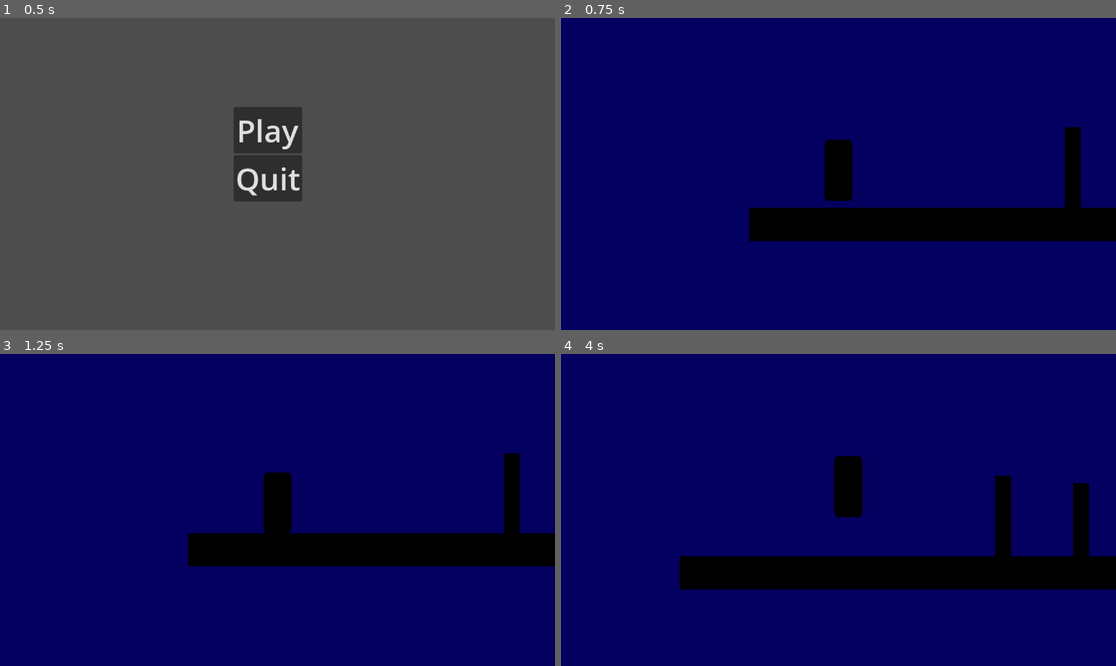
Above: before the commit, frames 1-4 (two rows, left to right).
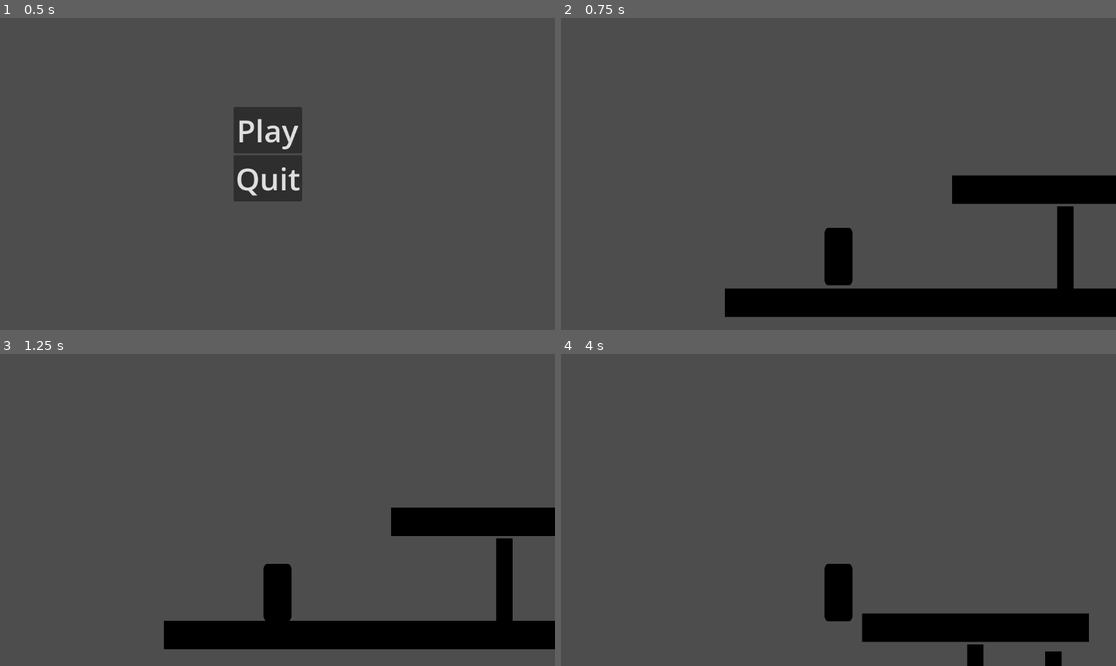
Above: after the commit, the same moments.

Repository: prejammers/godot-platformer
Game: Godot game, scene res://scene/menu.tscn
Two runs of this game, one before a commit and one after it. Both use one fixed random seed, a clock stepped at 60 frames per second and the inputs below. The engine's default icon, where the game draws it, is replaced by a stand-in: a white triangle on a blue panel in a dark square.
Inputs:
- Up to frame 1 (0.5 s): no input
- Up to frame 2 (0.75 s): click "Play" at 0.5 s
- Up to frame 3 (1.25 s): no input
- Up to frame 4 (4 s): hold D (move_right) 1.28-2.78 s; tap Space (jump) at 1.35, 1.52, 1.82, 2.1, 2.27, 2.57, 2.85, 3.6, 3.77 s; hold A (move_left) 2.78-3.53 s; hold D (move_right) from 3.53 s (still down)

Frame 1 is identical in both runs. In frame 2, 99% of the frame differs, in the area x 0-100%, y 0-100%; in frame 3, 99%; in frame 4, 100%.

Commit message:
standardizing platform and movement values

Diff:
--- /dev/null
+++ b/scene/bridge_segment.tscn
@@ -0,0 +1,30 @@
+[gd_scene load_steps=3 format=3 uid="uid://bu7b7cqf8us8e"]
+
+[sub_resource type="QuadMesh" id="QuadMesh_3bwms"]
+size = Vector2(1000, 150)
+
+[sub_resource type="RectangleShape2D" id="RectangleShape2D_yse2c"]
+size = Vector2(1024, 128)
+
+[node name="Bridge_Segment" type="StaticBody2D"]
+
+[node name="platform" type="MeshInstance2D" parent="."]
+modulate = Color(0, 0, 0, 1)
+position = Vector2(9.53674e-06, 1.43051e-06)
+scale = Vector2(1.024, 0.853333)
+mesh = SubResource("QuadMesh_3bwms")
+
+[node name="CollisionShape2D" type="CollisionShape2D" parent="."]
+shape = SubResource("RectangleShape2D_yse2c")
+
+[node name="platform2" type="MeshInstance2D" parent="."]
+modulate = Color(0, 0, 0, 1)
+position = Vector2(-256, -128)
+scale = Vector2(0.064, 0.853333)
+mesh = SubResource("QuadMesh_3bwms")
+
+[node name="platform3" type="MeshInstance2D" parent="."]
+modulate = Color(0, 0, 0, 1)
+position = Vector2(256, -128)
+scale = Vector2(0.064, 0.853333)
+mesh = SubResource("QuadMesh_3bwms")
--- a/scene/platform.tscn
+++ b/scene/platform.tscn
@@ -4,16 +4,16 @@
 size = Vector2(1000, 150)
 
 [sub_resource type="RectangleShape2D" id="RectangleShape2D_yse2c"]
-size = Vector2(1000, 150)
+size = Vector2(1024, 128)
 
 [node name="Platform" type="StaticBody2D"]
 position = Vector2(576, 576)
 
 [node name="MeshInstance2D" type="MeshInstance2D" parent="."]
 modulate = Color(0, 0, 0, 1)
-position = Vector2(2.08165e-12, 2.08165e-12)
+position = Vector2(9.53674e-06, 9.05991e-06)
+scale = Vector2(1.024, 0.853333)
 mesh = SubResource("QuadMesh_3bwms")
 
 [node name="CollisionShape2D" type="CollisionShape2D" parent="."]
-position = Vector2(2.08165e-12, 2.08165e-12)
 shape = SubResource("RectangleShape2D_yse2c")
--- a/scene/player.tscn
+++ b/scene/player.tscn
@@ -4,22 +4,21 @@
 [ext_resource type="Texture2D" uid="uid://b7kujf4q4cvul" path="res://icon.svg" id="1_ynbo7"]
 
 [sub_resource type="RectangleShape2D" id="RectangleShape2D_3voon"]
-size = Vector2(128, 273)
+size = Vector2(128, 256.5)
 
 [node name="Player" type="CharacterBody2D"]
 script = ExtResource("1_evnxh")
 
 [node name="Sprite2D" type="Sprite2D" parent="."]
 self_modulate = Color(0, 0, 0, 1)
-position = Vector2(0, -136)
-scale = Vector2(1, 2.15234)
+position = Vector2(0, -127.125)
+scale = Vector2(1, 2.01367)
 texture = ExtResource("1_ynbo7")
 
 [node name="CollisionShape2D" type="CollisionShape2D" parent="."]
-position = Vector2(0, -136)
+position = Vector2(0, -127.75)
 shape = SubResource("RectangleShape2D_3voon")
 
 [node name="Camera2D" type="Camera2D" parent="."]
-position = Vector2(2.08165e-12, -100)
+position = Vector2(0, -500)
 zoom = Vector2(0.46, 0.46)
-position_smoothing_enabled = true
--- a/scene/world.tscn
+++ b/scene/world.tscn
@@ -1,9 +1,10 @@
-[gd_scene load_steps=7 format=3 uid="uid://bxnwli5lenjfn"]
+[gd_scene load_steps=8 format=3 uid="uid://bxnwli5lenjfn"]
 
 [ext_resource type="PackedScene" uid="uid://i7acxieay1og" path="res://scene/player.tscn" id="1_aew1j"]
 [ext_resource type="Script" path="res://scripts/world.gd" id="1_gkxe2"]
 [ext_resource type="PackedScene" uid="uid://chsx24ortjlhy" path="res://scene/pause_menu.tscn" id="3_ygyix"]
-[ext_resource type="PackedScene" path="res://scene/platform.tscn" id="4_w0tq1"]
+[ext_resource type="PackedScene" uid="uid://c7g3bxbcui3f7" path="res://scene/platform.tscn" id="4_w0tq1"]
+[ext_resource type="PackedScene" uid="uid://bu7b7cqf8us8e" path="res://scene/bridge_segment.tscn" id="5_1bvst"]
 
 [sub_resource type="QuadMesh" id="QuadMesh_dfpqx"]
 
@@ -14,9 +15,13 @@
 
 [node name="Player" parent="." instance=ExtResource("1_aew1j")]
 self_modulate = Color(0, 0, 0, 1)
-position = Vector2(478, 442)
+position = Vector2(512, 448)
+speed = 500
+gravity = 50
+jump_force = 1800
 
 [node name="Camera2D2" type="Camera2D" parent="Player"]
+visible = false
 position = Vector2(-478, -442)
 position_smoothing_enabled = true
 position_smoothing_speed = 1.0
@@ -36,24 +41,26 @@
 size_flags_vertical = 4
 
 [node name="background" type="MeshInstance2D" parent="Player/Camera2D2"]
+visible = false
 modulate = Color(0.130028, 6.85888e-07, 0.656816, 1)
 self_modulate = Color(0.127784, 5.09029e-06, 0.57463, 1)
 z_index = -100
 z_as_relative = false
-position = Vector2(470, 347)
-scale = Vector2(2732, 1704)
+position = Vector2(470, 22.0001)
+scale = Vector2(2732, 1824)
 mesh = SubResource("QuadMesh_dfpqx")
 
 [node name="Platform" parent="." instance=ExtResource("4_w0tq1")]
+position = Vector2(512, 576)
 
 [node name="Platform2" parent="." instance=ExtResource("4_w0tq1")]
-position = Vector2(1576, 576)
+position = Vector2(1536, 576)
 
 [node name="Platform3" parent="." instance=ExtResource("4_w0tq1")]
-position = Vector2(2576, 576)
+position = Vector2(2560, 576)
 
 [node name="Platform4" parent="." instance=ExtResource("4_w0tq1")]
-position = Vector2(3576, 576)
+position = Vector2(3584, 576)
 
 [node name="tree" type="MeshInstance2D" parent="."]
 modulate = Color(0, 0, 0, 1)
@@ -89,3 +96,27 @@
 position = Vector2(3496, 344)
 scale = Vector2(72.5, 378.5)
 mesh = SubResource("QuadMesh_ba1mv")
+
+[node name="Platform5" parent="." instance=ExtResource("4_w0tq1")]
+position = Vector2(1536, 64)
+
+[node name="Platform6" parent="." instance=ExtResource("4_w0tq1")]
+position = Vector2(3072, 64)
+
+[node name="Platform7" parent="." instance=ExtResource("4_w0tq1")]
+position = Vector2(4864, 64)
+
+[node name="Platform9" parent="." instance=ExtResource("4_w0tq1")]
+position = Vector2(6912, 64)
+
+[node name="Platform11" parent="." instance=ExtResource("4_w0tq1")]
+position = Vector2(4608, 576)
+
+[node name="Bridge_Segment" parent="." instance=ExtResource("5_1bvst")]
+position = Vector2(5632, 576)
+
+[node name="Bridge_Segment2" parent="." instance=ExtResource("5_1bvst")]
+position = Vector2(6656, 576)
+
+[node name="Bridge_Segment3" parent="." instance=ExtResource("5_1bvst")]
+position = Vector2(7680, 576)
